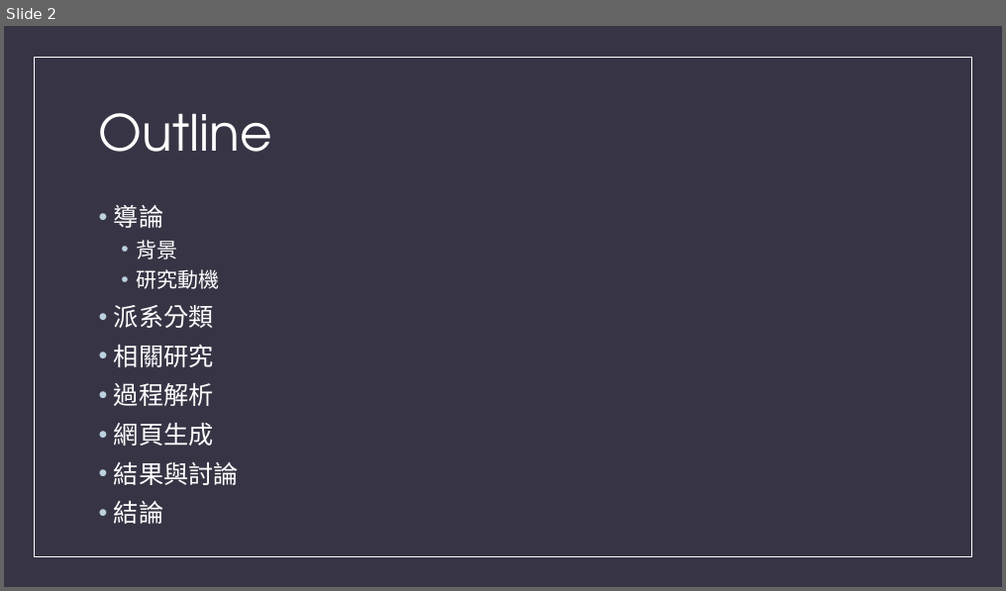
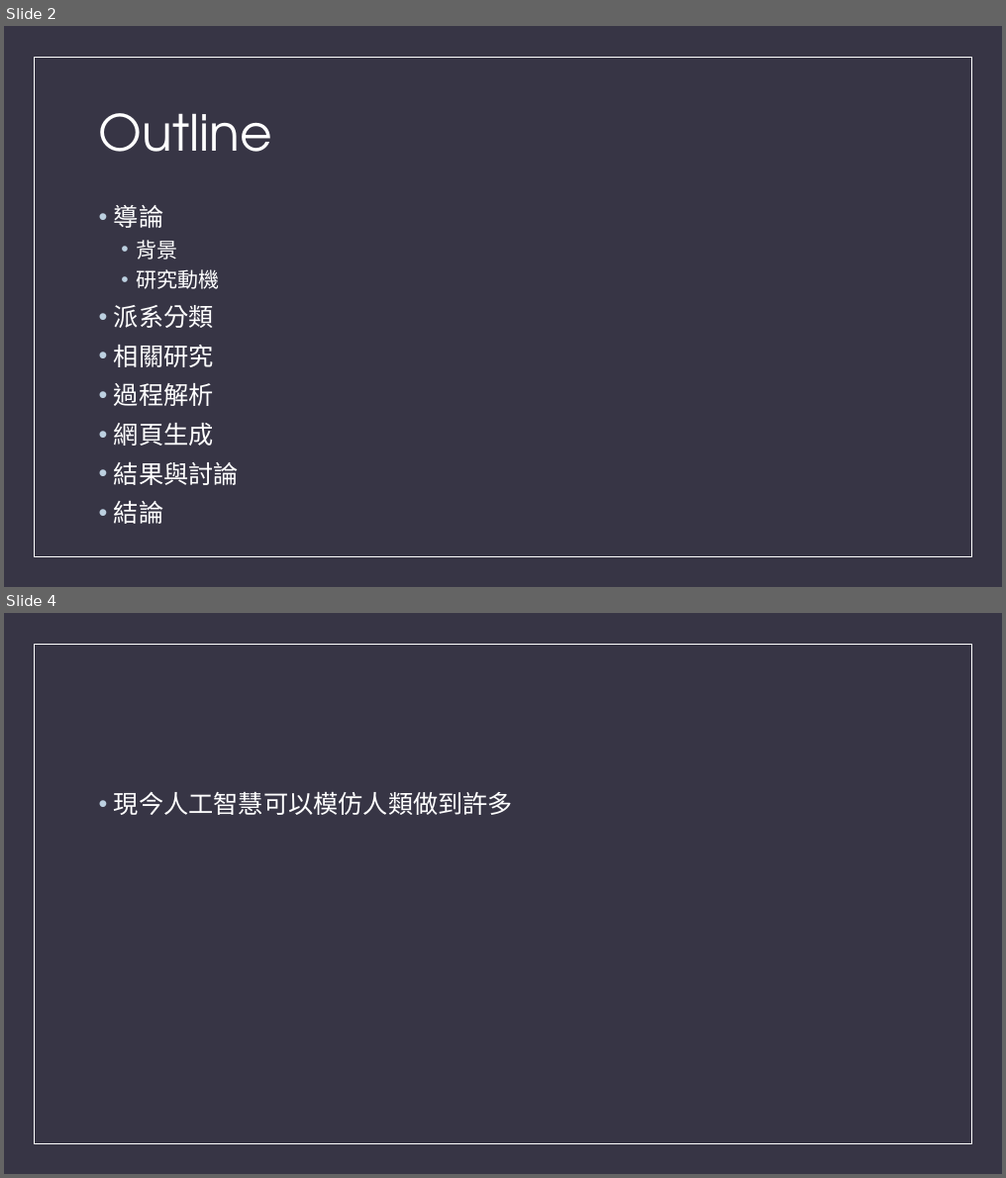
Before and after one commit to Kagu82104/thesissystem, a slide deck: ppt/thesis.pptx. Shown one above the other, each under a label of ours: slide 2 before the commit, slides 2 and 4 after it; the slides between them are not shown. The pictures are 1006x591 and 1006x1178 pixels, drawn with LibreOffice and Linux fonts; fonts in the diff are those of the drawing. Boxes give left, top, right and bottom in pixels: in the first picture for what was removed or moved away, otherwise in the second. Text is boxed around its words. In the diff, an @@ line names an element or a change of style, - is before the commit and + after.

Commit message:
me

```diff
--- a/ppt/thesis.pptx
+++ b/ppt/thesis.pptx
@@ slide 4 added at box(4, 613, 1002, 1174), background #373545; not listed: 1 template element that a slide beside it also shows @@
@@ text added at box(114, 792, 513, 815), 24 pt, text #FFFFFF @@
+• 現今人工智慧可以模仿人類做到許多
```
Also in this commit, not shown: 1 slide changed, 1 slide removed.
